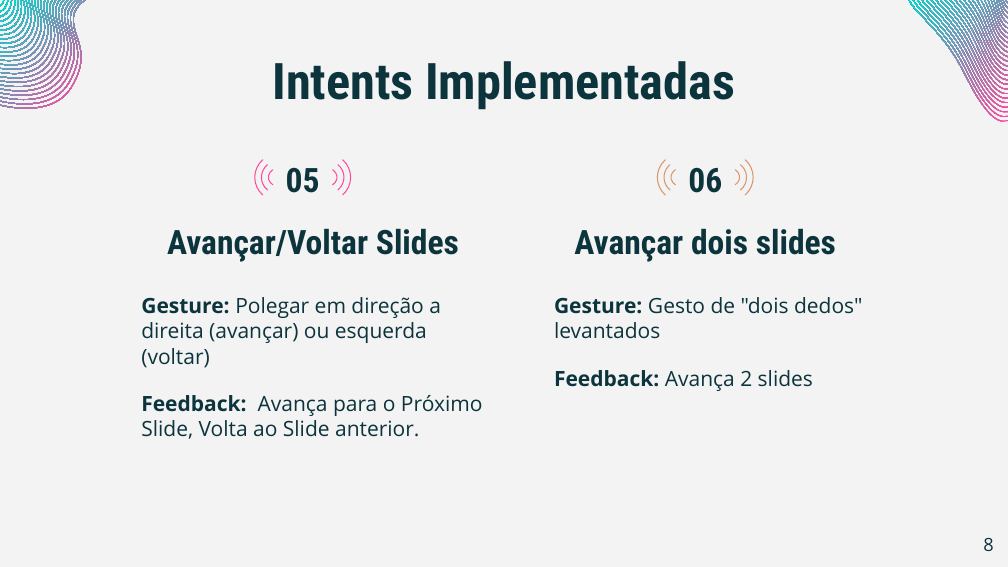
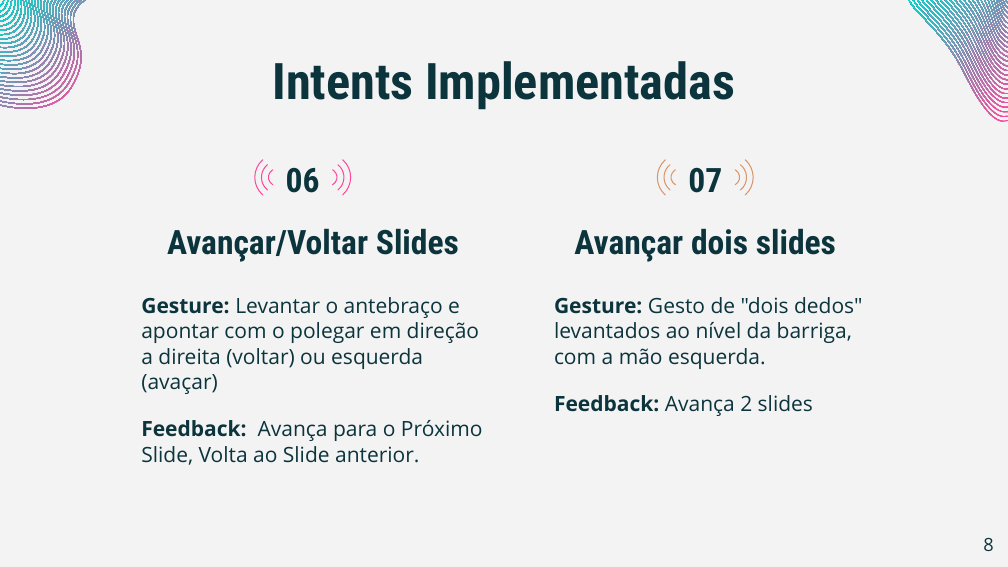
Before and after one commit to SardinhaAlmeida/IM_Projects, a slide deck: slide 8 of PowerPointGestures/ConsoleApp/ConsoleApp/IM_Final_Gesture_108796-108067.pptx. Drawn at 1008x567 pixels with LibreOffice and Linux fonts; fonts in the diff are those of the drawing. Boxes give left, top, right and bottom in pixels: in the first picture for what was removed or moved away, otherwise in the second. Text is boxed around its words. In the diff, an @@ line names an element or a change of style, - is before the commit and + after.

```diff
--- a/PowerPointGestures/ConsoleApp/ConsoleApp/IM_Final_Gesture_108796-108067.pptx
+++ b/PowerPointGestures/ConsoleApp/ConsoleApp/IM_Final_Gesture_108796-108067.pptx
@@ title at (286,168,320,193): text changed @@
-05
+06
@@ title at (688,167,722,193): text changed @@
-06
+07
@@ subtitle at (141,297,479,394): text changed @@
-Gesture: Polegar em direção a direita (avançar) ou esquerda (voltar)
+Gesture: Levantar o antebraço e apontar com o polegar em direção a direita (voltar) ou esquerda (avaçar)
@@ subtitle at (554,297,863,369): text changed @@
-Gesture: Gesto de "dois dedos" levantados
+Gesture: Gesto de "dois dedos" levantados ao nível da barriga, com a mão esquerda.
```
Also in this commit, not shown: 6 other slides changed, 21 other files.
